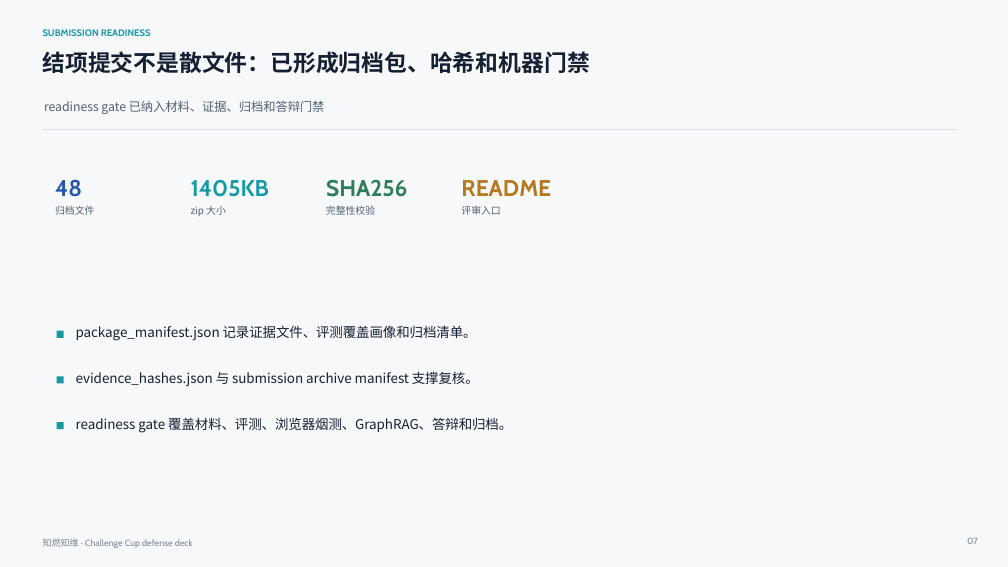
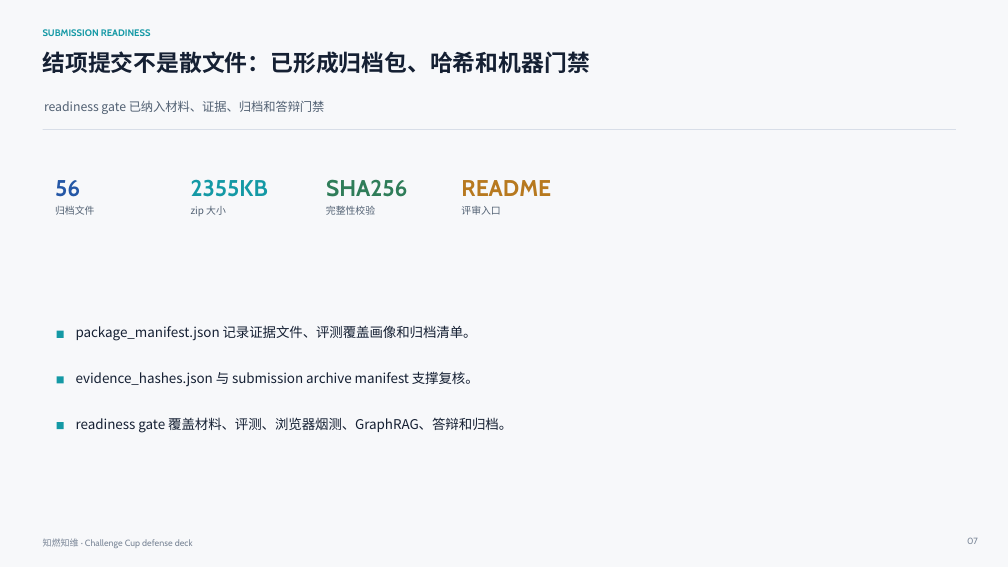
Before and after one commit to JavonLoong/RAG, a slide deck: slide 7 of docs/challenge_cup/defense_deck/challenge_cup_defense_deck.pptx. Drawn at 1008x567 pixels with LibreOffice and Linux fonts; fonts in the diff are those of the drawing. Boxes give left, top, right and bottom in pixels: in the first picture for what was removed or moved away, otherwise in the second. Text is boxed around its words. In the diff, an @@ line names an element or a change of style, - is before the commit and + after.

```diff
--- a/docs/challenge_cup/defense_deck/challenge_cup_defense_deck.pptx
+++ b/docs/challenge_cup/defense_deck/challenge_cup_defense_deck.pptx
@@ text at [191, 179, 268, 197]: text changed @@
-1405KB
+2355KB
@@ text at [55, 180, 80, 197]: text changed @@
-48
+56
```
Also in this commit, not shown: 1 other slide changed, 21 other files.
